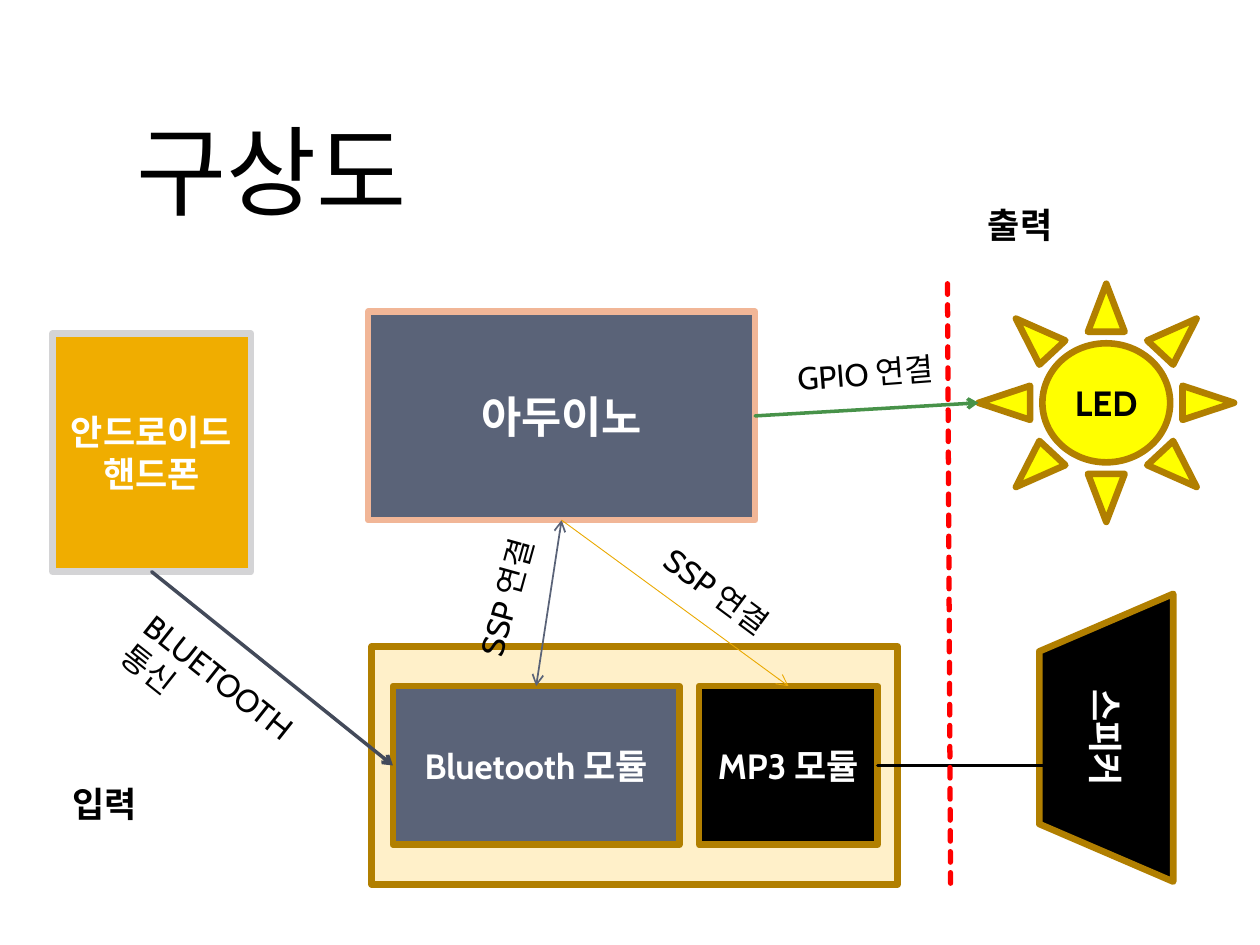
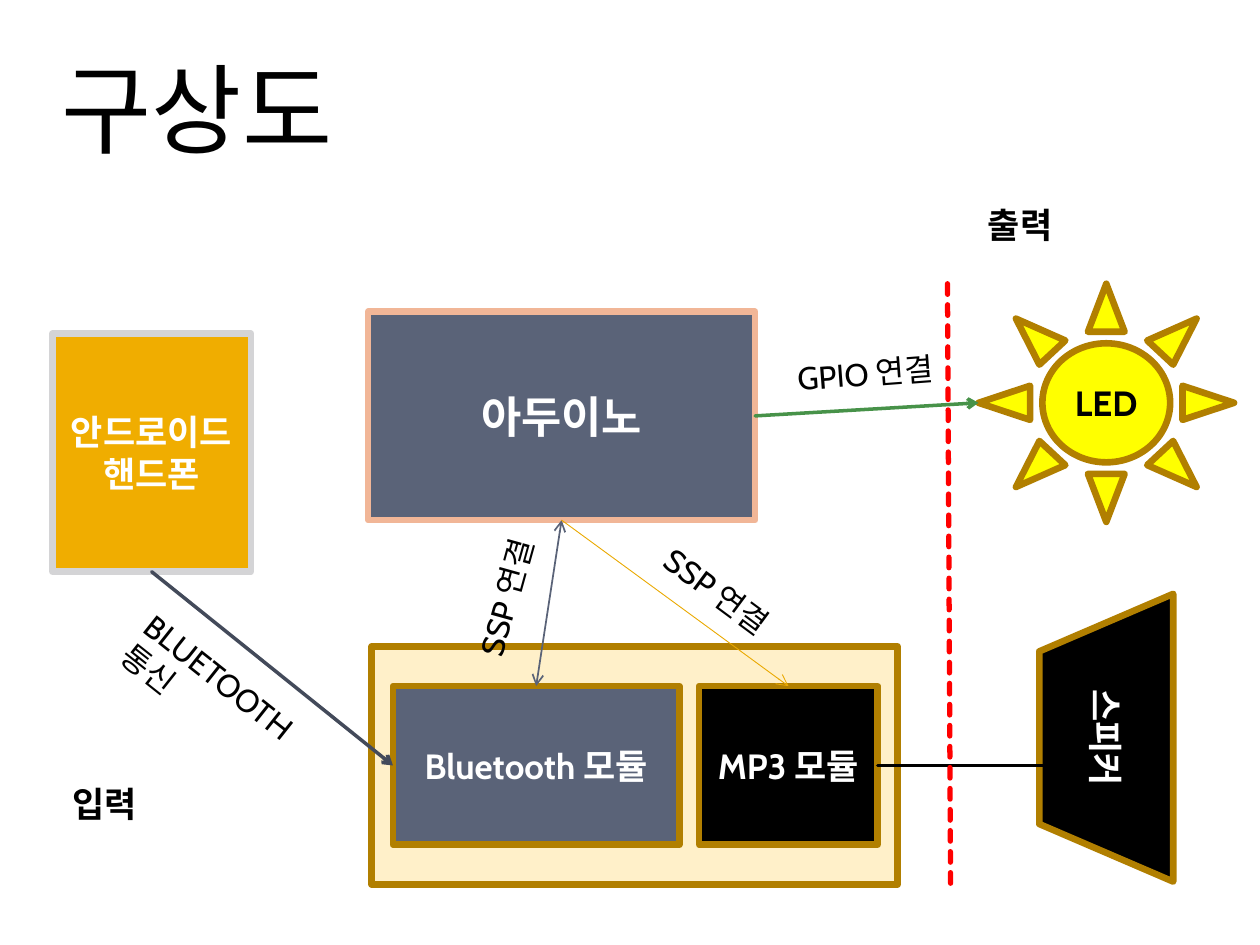
Before and after one commit to kutmicro/2013136046, a slide deck: slide 9 of 보고서/Healing Mood Lamp.pptx. Drawn at 1260x945 pixels with LibreOffice and Linux fonts; fonts in the diff are those of the drawing. Boxes give left, top, right and bottom in pixels: in the first picture for what was removed or moved away, otherwise in the second. Text is boxed around its words. In the diff, an @@ line names an element or a change of style, - is before the commit and + after.

```diff
--- a/보고서/Healing Mood Lamp.pptx
+++ b/보고서/Healing Mood Lamp.pptx
@@ text "구상도": place and size @@
-text "구상도" at (136,127,407,216)
+text "구상도" at (62,65,333,154)
```
Also in this commit, not shown: 5 other files.
